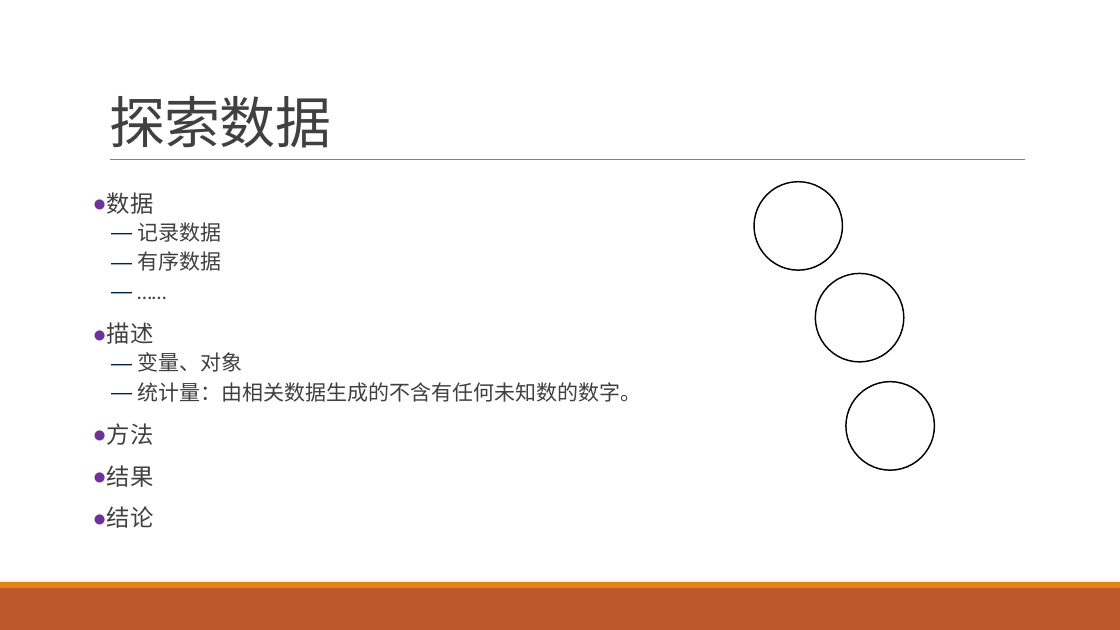
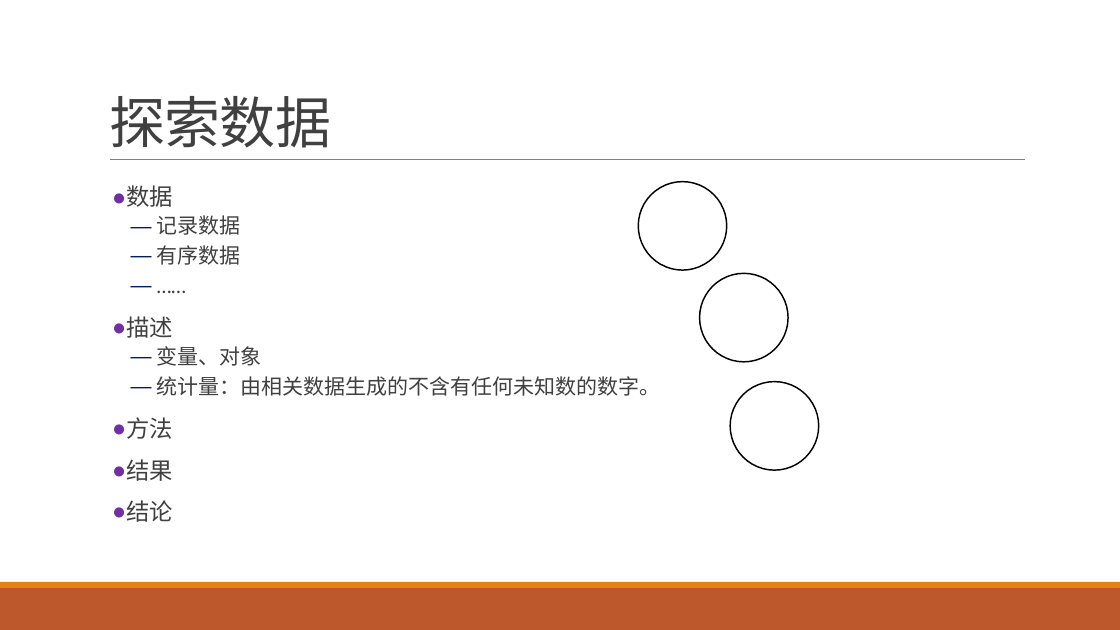
Before and after one commit to exoplanetX/DataAnalytics, a slide deck: slide 3 of 数据分析-3-探索性分析.pptx. Drawn at 1120x630 pixels with LibreOffice and Linux fonts; fonts in the diff are those of the drawing. Boxes give left, top, right and bottom in pixels: in the first picture for what was removed or moved away, otherwise in the second. Text is boxed around its words. In the diff, an @@ line names an element or a change of style, - is before the commit and + after.

```diff
--- a/数据分析-3-探索性分析.pptx
+++ b/数据分析-3-探索性分析.pptx
@@ text "数据" moved from (x1=107, y1=192, x2=641, y2=528) to (x1=126, y1=185, x2=661, y2=522) @@
@@ 3 ellipses moved together from (x1=755, y1=181, x2=934, y2=470) to (x1=639, y1=181, x2=818, y2=470) @@
```
Also in this commit, not shown: 1 other slide changed, 1 slide added.
